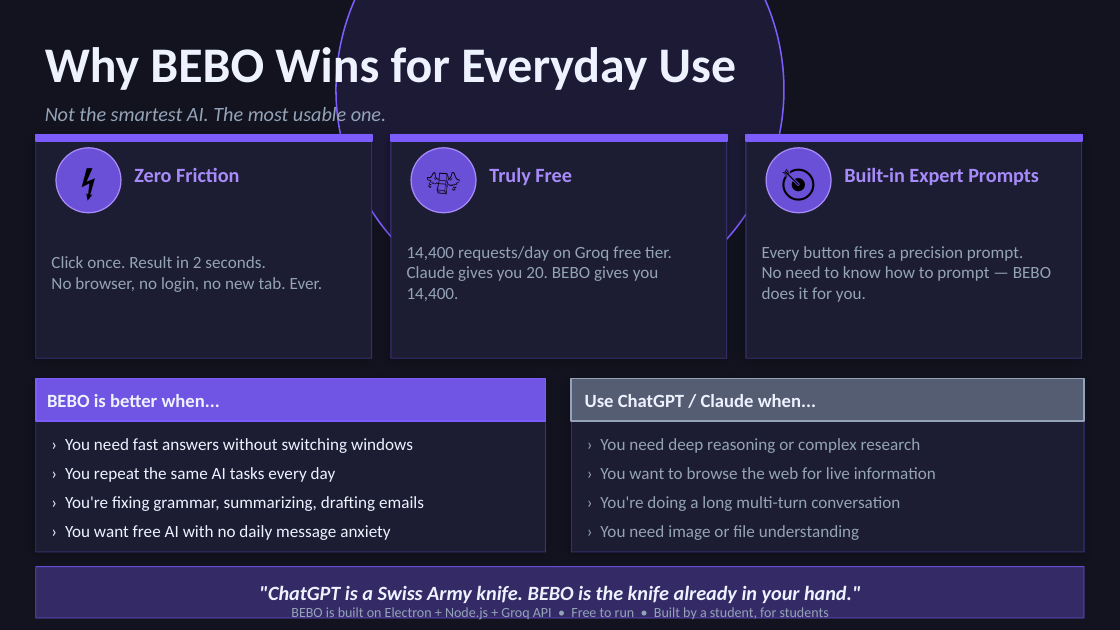
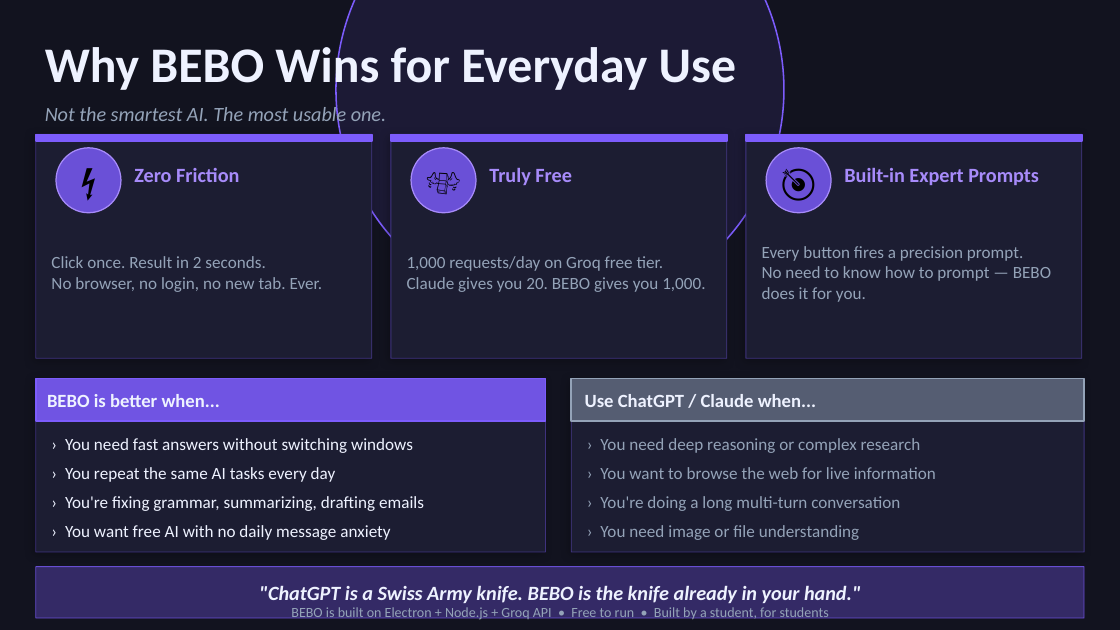
Before and after one commit to bhavik8025/BEBO-the-PET, a slide deck: slide 18 of BEBO-Pitch-Deck.pptx. Drawn at 1120x630 pixels with LibreOffice and Linux fonts; fonts in the diff are those of the drawing. Boxes give left, top, right and bottom in pixels: in the first picture for what was removed or moved away, otherwise in the second. Text is boxed around its words. In the diff, an @@ line names an element or a change of style, - is before the commit and + after.

```diff
--- a/BEBO-Pitch-Deck.pptx
+++ b/BEBO-Pitch-Deck.pptx
@@ text at bbox=[407, 256, 705, 292]: text changed @@
-14,400 requests/day on Groq free tier.
-Claude gives you 20. BEBO gives you 14,400.
+1,000 requests/day on Groq free tier.
+Claude gives you 20. BEBO gives you 1,000.
```
Also in this commit, not shown: 12 other slides changed, 17 other files.
